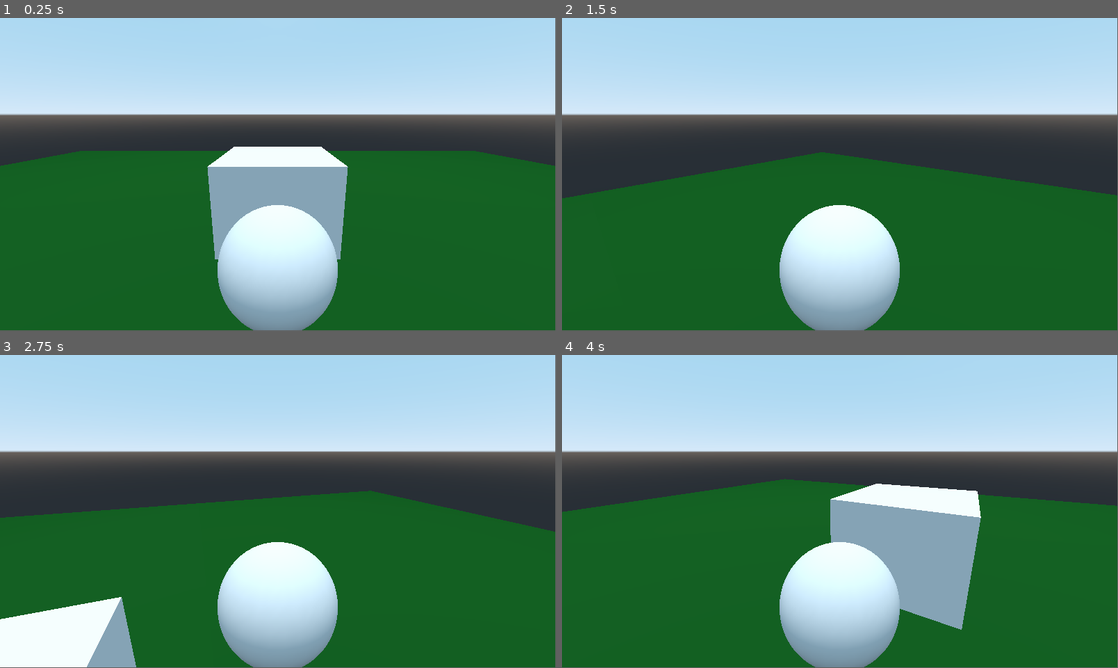
Above: before the commit, frames 1-4 (two rows, left to right).
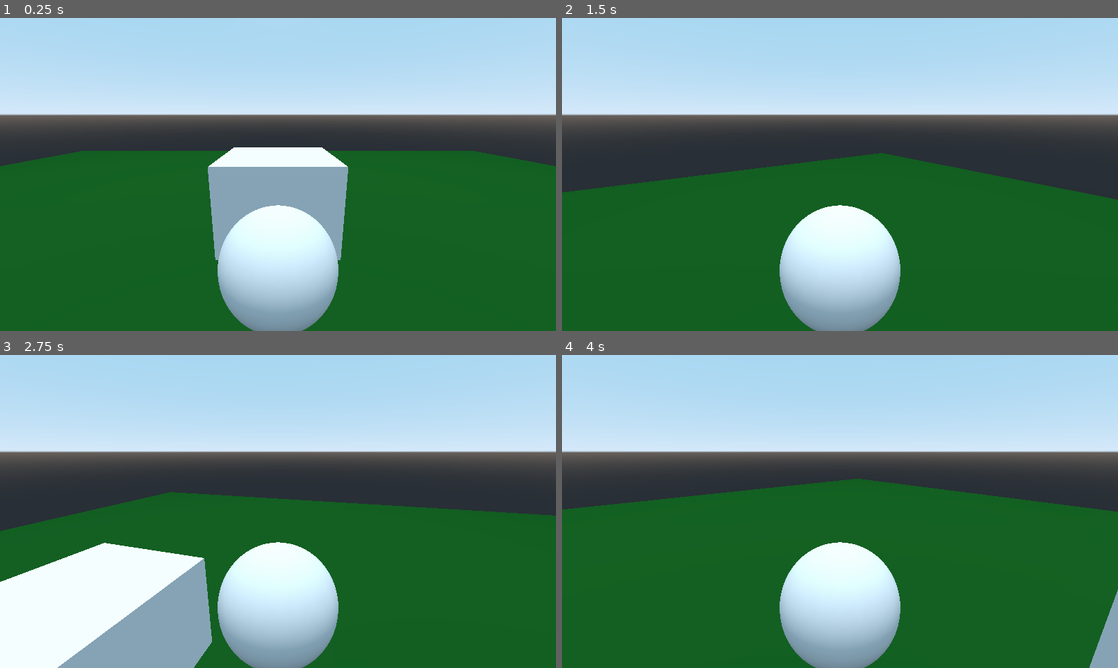
Above: after the commit, the same moments.

Repository: captainnintendo/CNvN
Game: Godot game, scene res://character.tscn
Same seed, same stepped clock (60 frames per second), same inputs: the game is played once before the commit and once after it.
Inputs (mouse positions are in pixels of both pictures, inside the frame that each line leads up to):
- Up to frame 1 (0.25 s): no input
- Up to frame 2 (1.5 s): tap Enter at 0.5 s; move the mouse to (962, 158) at 0.52 s; tap Space at 1.25 s; move the mouse to (728, 190) at 1.27 s
- Up to frame 3 (2.75 s): move the mouse to (333, 442) at 2.02 s
- Up to frame 4 (4 s): move the mouse to (812, 574) at 2.77 s; tap Enter at 3.5 s; move the mouse to (1006, 558) at 3.52 s
In our replay, the window is 799x449 before the commit and 800x450 after it. These sizes can differ from the game's own. Grey fills any space a smaller window leaves; there, only what the larger window draws over its background counts as a difference.

The runs differ from the first frame. In frame 1, 0.4% of the frame differs, in the area x 0-100%, y 0-100%; in frame 2, 1.4%; in frame 3, 12%; in frame 4, 9.9%.

Commit message:
Update project.godot

Diff:
--- a/game/project.godot
+++ b/game/project.godot
@@ -64,8 +64,9 @@
 
 [display]
 
-window/size/width=1920
-window/size/height=1080
+window/size/width=1280
+window/size/height=720
+window/dpi/allow_hidpi=true
 
 [input]
 
